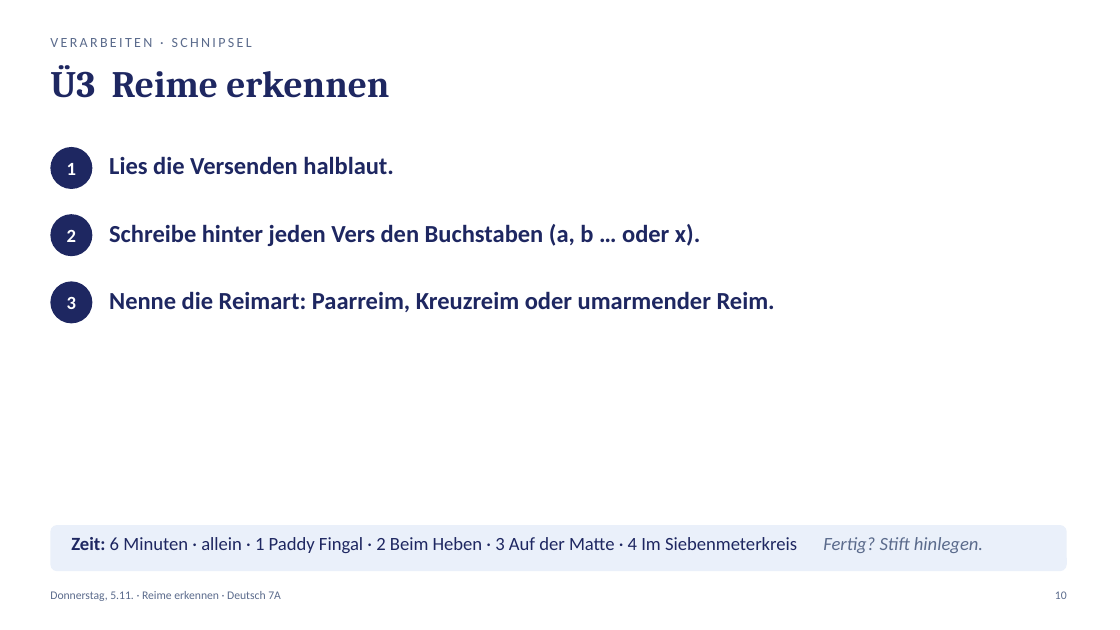
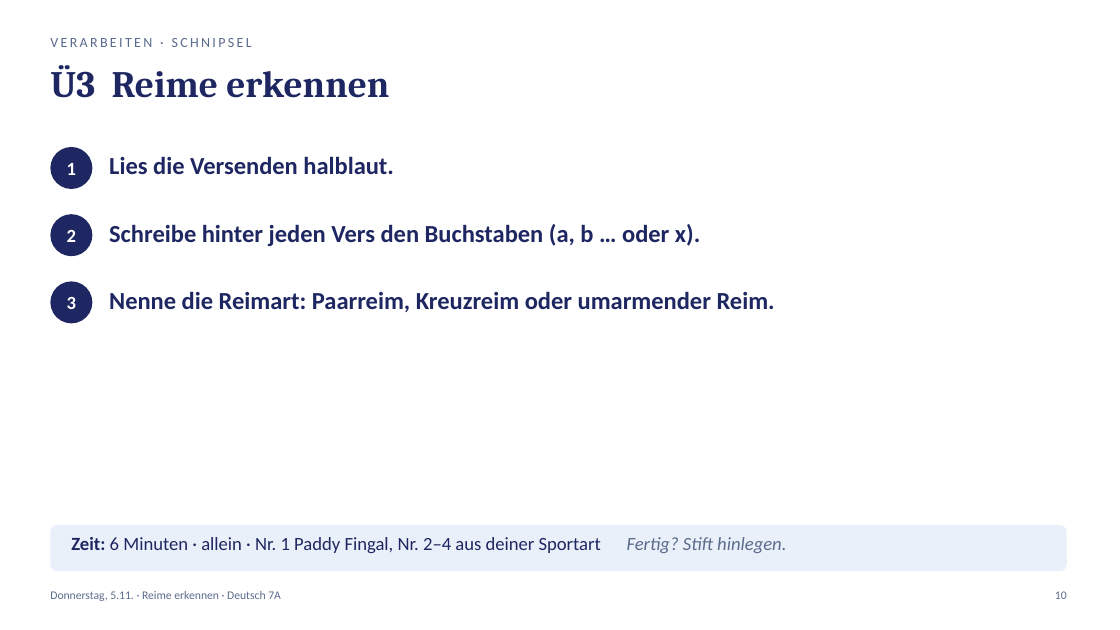
Before and after one commit to golzkonstantin-gif/Schule, a slide deck: slide 10 of Deutsch_7A/Balladen/Woche2/Donnerstag_05-11_Deutsch_7A.pptx. Drawn at 1120x630 pixels with LibreOffice and Linux fonts; fonts in the diff are those of the drawing. Boxes give left, top, right and bottom in pixels: in the first picture for what was removed or moved away, otherwise in the second. Text is boxed around its words. In the diff, an @@ line names an element or a change of style, - is before the commit and + after.

```diff
--- a/Deutsch_7A/Balladen/Woche2/Donnerstag_05-11_Deutsch_7A.pptx
+++ b/Deutsch_7A/Balladen/Woche2/Donnerstag_05-11_Deutsch_7A.pptx
@@ text at (x1=71, y1=537, x2=786, y2=553): text changed @@
-Zeit: 6 Minuten · allein · 1 Paddy Fingal · 2 Beim Heben · 3 Auf der Matte · 4 Im Siebenmeterkreis Fertig? Stift hinlegen.
+Zeit: 6 Minuten · allein · Nr. 1 Paddy Fingal, Nr. 2–4 aus deiner Sportart Fertig? Stift hinlegen.
```
Also in this commit, not shown: 3 other slides changed, 14 other files.
